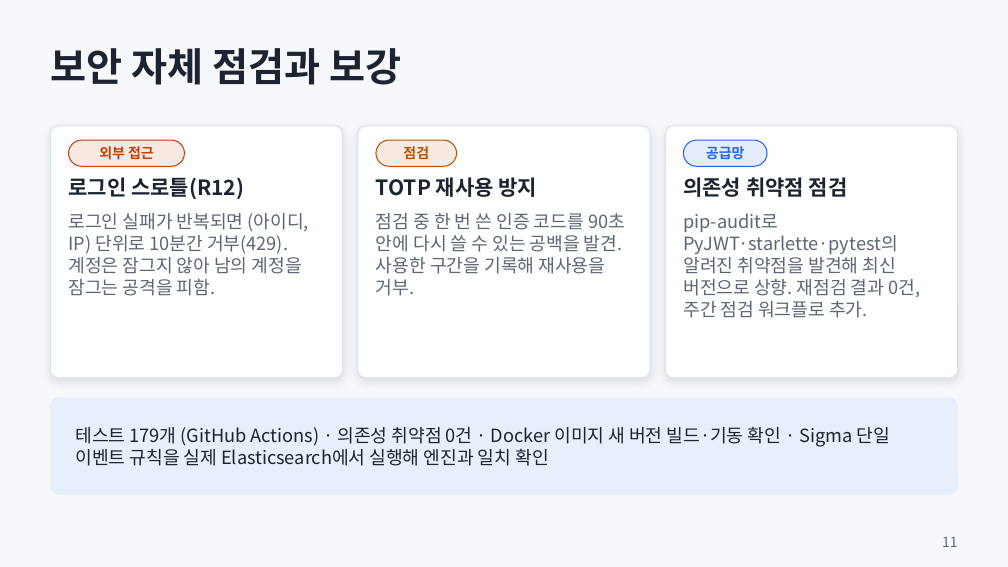
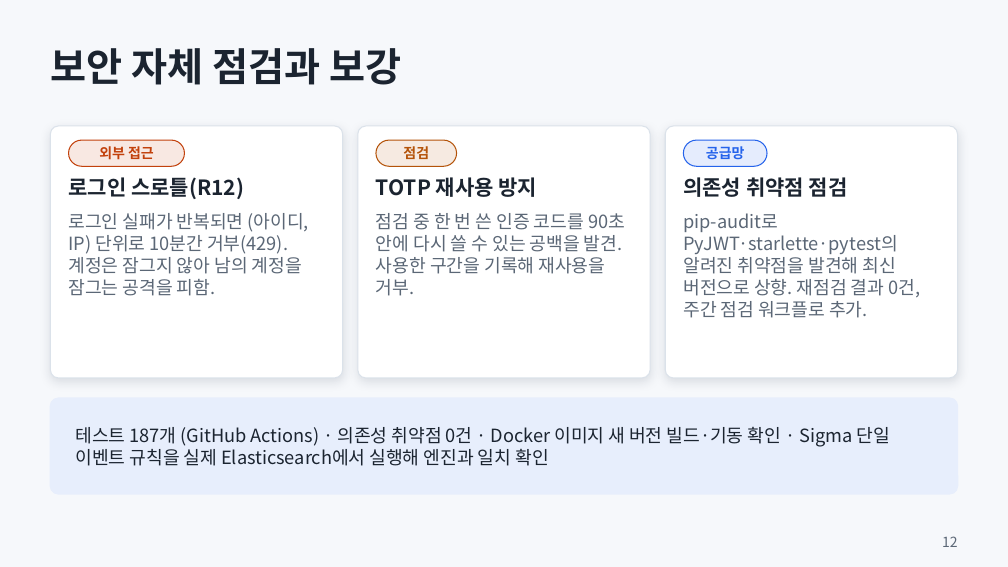
Before and after one commit to shk12170-dev/Defense-follow, a slide deck: slide 12 of docs/presentation.pptx (slide 11 before the commit). Drawn at 1008x567 pixels with LibreOffice and Linux fonts; fonts in the diff are those of the drawing. Boxes give left, top, right and bottom in pixels: in the first picture for what was removed or moved away, otherwise in the second. Text is boxed around its words. In the diff, an @@ line names an element or a change of style, - is before the commit and + after.

```diff
--- a/docs/presentation.pptx
+++ b/docs/presentation.pptx
@@ text at (76, 427, 890, 466): text changed @@
-테스트 179개 (GitHub Actions) · 의존성 취약점 0건 · Docker 이미지 새 버전 빌드·기동 확인 · Sigma 단일 이벤트 규칙을 실제 Elasticsearch에서 실행해 엔진과 일치 확인
+테스트 187개 (GitHub Actions) · 의존성 취약점 0건 · Docker 이미지 새 버전 빌드·기동 확인 · Sigma 단일 이벤트 규칙을 실제 Elasticsearch에서 실행해 엔진과 일치 확인
@@ text at (942, 536, 958, 547): text changed @@
-11
+12
```
Also in this commit, not shown: 5 other slides changed, 1 slide added, 13 other files.
